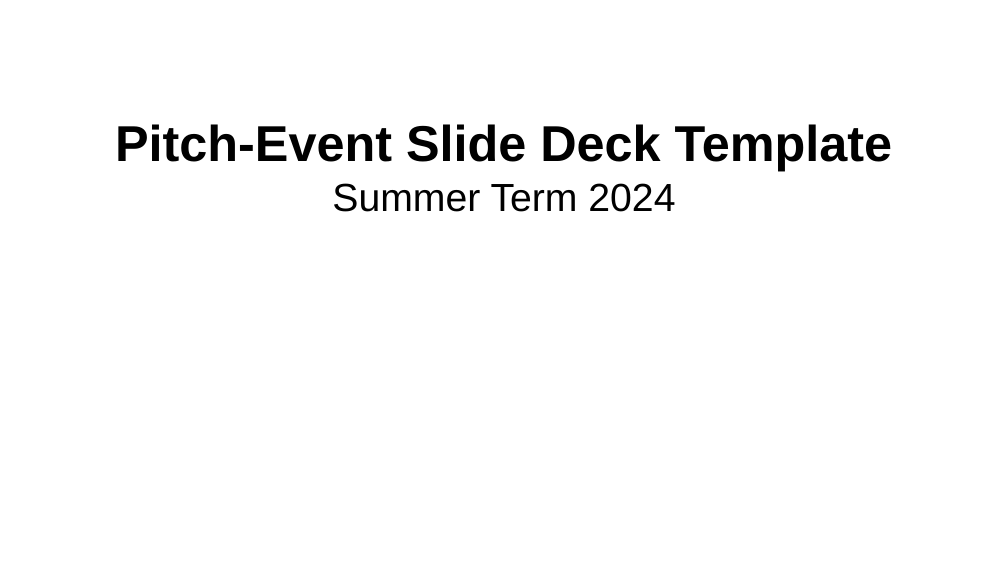
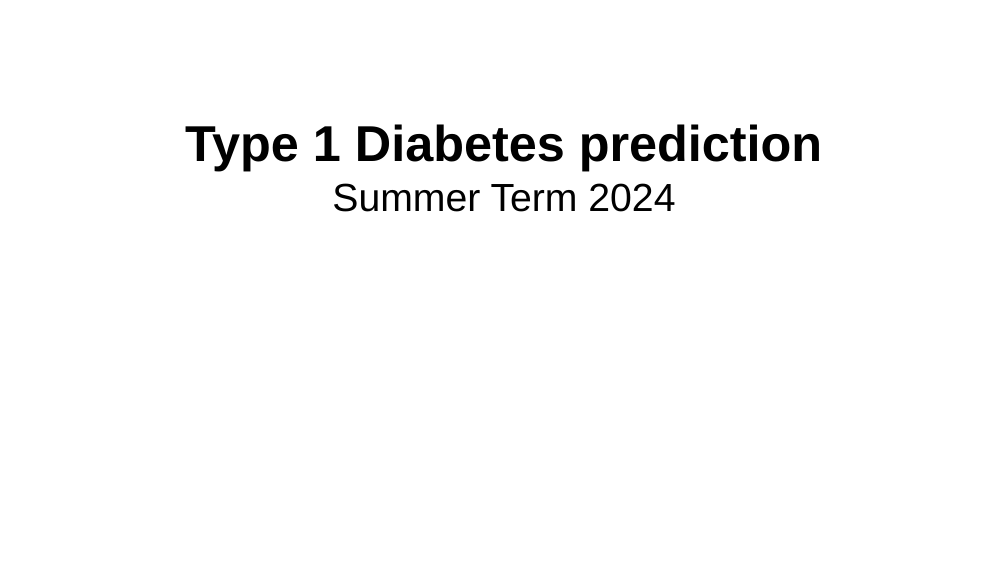
Before and after one commit to Blubberbrumm/Techlabs-ds-2, a slide deck: slide 1 of Diabetes_pitch.ppt. Drawn at 1008x567 pixels with LibreOffice and Linux fonts; fonts in the diff are those of the drawing; background and template pictures are left out. Boxes give left, top, right and bottom in pixels: in the first picture for what was removed or moved away, otherwise in the second. Text is boxed around its words. In the diff, an @@ line names an element or a change of style, - is before the commit and + after.

```diff
--- a/Diabetes_pitch.ppt
+++ b/Diabetes_pitch.ppt
@@ text at bbox=[185, 124, 822, 171]: text changed @@
-Pitch-Event Slide Deck Template
+Type 1 Diabetes prediction
```
Also in this commit, not shown: 3 other slides changed, 1 slide added, 1 slide removed.
